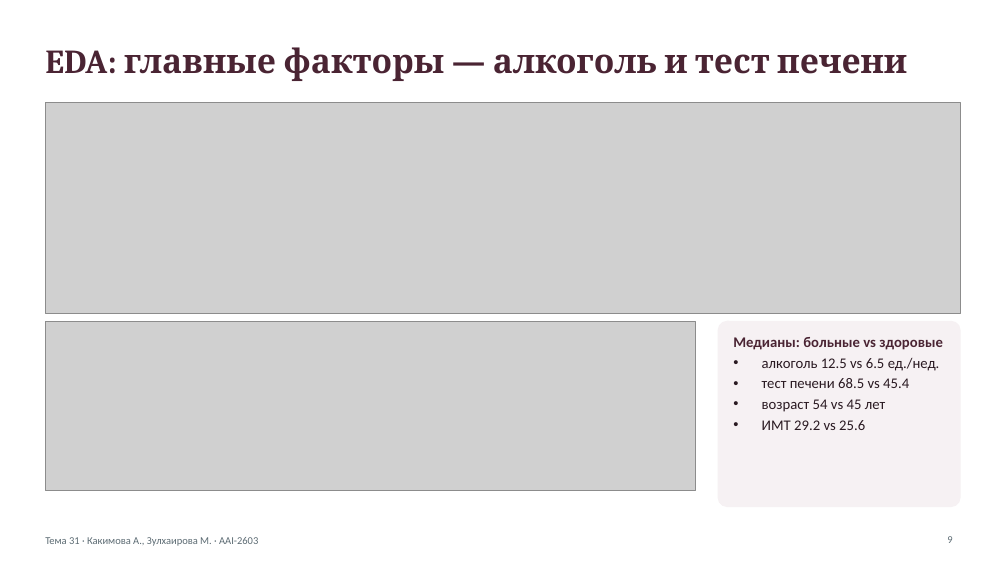
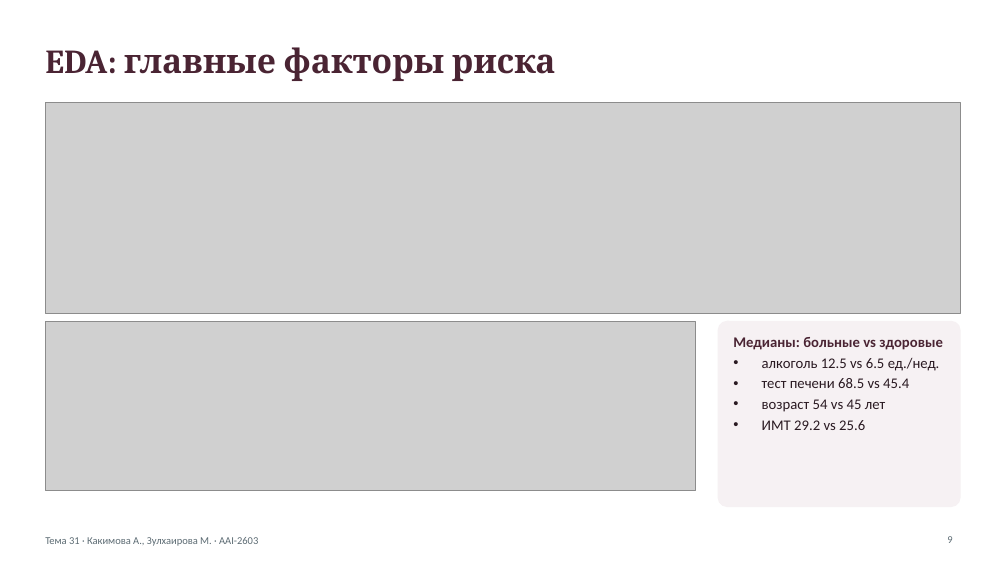
Before and after one commit to kakimovaazhar-coder/liver-disease-prediction, a slide deck: slide 9 of presentation/Presentation_Liver_Disease_Kakimova_Zulkhairova.pptx. Drawn at 1008x567 pixels with LibreOffice and Linux fonts; fonts in the diff are those of the drawing; grey boxes stand for pictures. Boxes give left, top, right and bottom in pixels: in the first picture for what was removed or moved away, otherwise in the second. Text is boxed around its words. In the diff, an @@ line names an element or a change of style, - is before the commit and + after.

```diff
--- a/presentation/Presentation_Liver_Disease_Kakimova_Zulkhairova.pptx
+++ b/presentation/Presentation_Liver_Disease_Kakimova_Zulkhairova.pptx
@@ title at [45,47,556,81]: text changed @@
-EDA: главные факторы — алкоголь и тест печени
+EDA: главные факторы риска
```
Also in this commit, not shown: 8 other slides changed, 1 other file.
